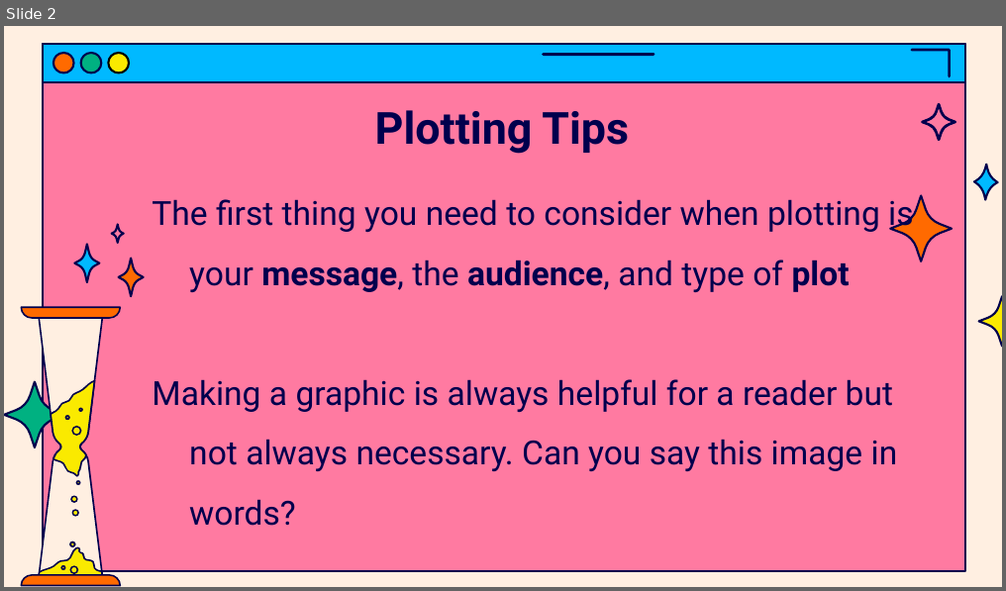
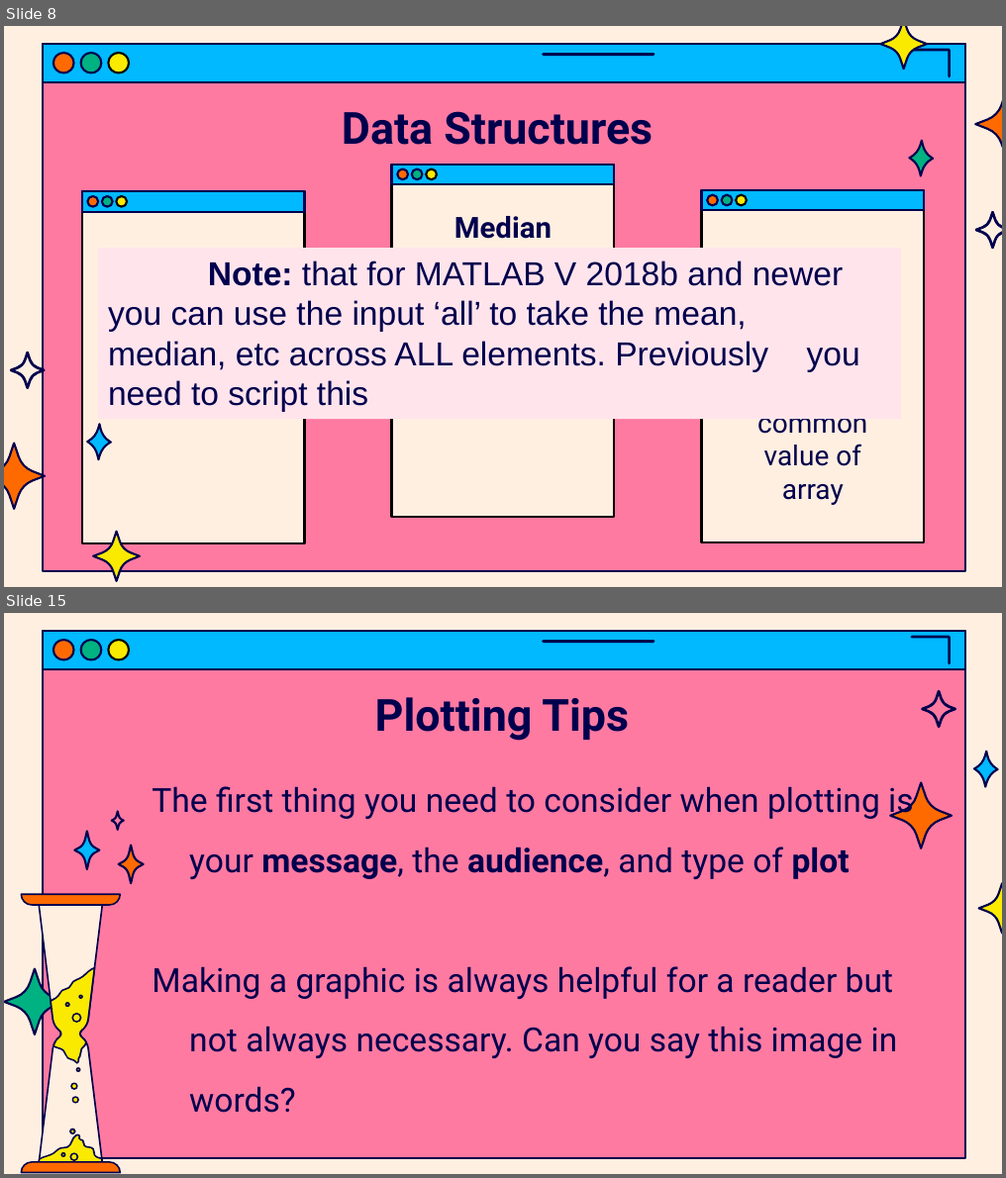
Before and after one commit to jasondsc/MATDRAB2MATFAB, a slide deck: slides/MATLAB_class_4.pptx. Shown one above the other, each under a label of ours: slide 2 before the commit, slides 8 and 15 after it; the slides between them are not shown. The pictures are 1006x591 and 1006x1178 pixels, drawn with LibreOffice and Linux fonts; fonts in the diff are those of the drawing. Boxes give left, top, right and bottom in pixels: in the first picture for what was removed or moved away, otherwise in the second. Text is boxed around its words. In the diff, an @@ line names an element or a change of style, - is before the commit and + after.

```diff
--- a/slides/MATLAB_class_4.pptx
+++ b/slides/MATLAB_class_4.pptx
@@ slide 8 added at [4,26,1002,587], background #FFEFE1; not listed: 7 template elements that a slide beside it also shows @@
@@ freeform shape added at [880,26,926,69], fill #FAEA00, outline #00004D 1.5 pt @@
@@ title added at [342,111,652,145], 32 pt, text #00004D, bold @@
+Data Structures
@@ freeform shape added at [975,91,1002,157], fill #FF6A00, outline #00004D 1.5 pt @@
@@ freeform shape added at [909,141,933,176], fill #00B181, outline #00004D 1.5 pt @@
@@ group added at [391,165,614,517]: 5 freeform shapes @@
@@ group added at [82,191,304,544]: 5 freeform shapes @@
@@ group added at [702,190,924,543]: 5 freeform shapes @@
@@ title added at [454,216,551,239], 21 pt, text #00004D, bold @@
+Median
@@ freeform shape added at [975,211,1002,249], fill #00004D, outline #00004D 0.75 pt @@
@@ rectangle added at [98,248,900,419], fill #FFE4EC, 24 pt, text #00004D @@
+Note: that for MATLAB V 2018b and newer you can use the input ‘all’ to take the mean, median, etc across ALL elements. Previously you need to script this
@@ title added at [150,263,223,285], 21 pt, text #00004D, bold @@
+Mean
@@ title added at [779,268,853,286], 21 pt, text #00004D, bold @@
+Mode
@@ text added at [757,348,867,505], 20 pt, text #00004D @@
+Returns most common value of array
@@ freeform shape added at [10,353,44,389], fill #00004D, outline #00004D 0.75 pt @@
@@ freeform shape added at [87,424,111,460], fill #00B9FF, outline #00004D 1.5 pt @@
@@ freeform shape added at [4,443,44,509], fill #FF6A00, outline #00004D 1.5 pt @@
@@ freeform shape added at [93,532,139,581], fill #FAEA00, outline #00004D 1.5 pt @@
@@ what was slide 2 is now slide 15 @@
```
Also in this commit, not shown: 1 slide changed, 12 other slides added, 10 other files.
